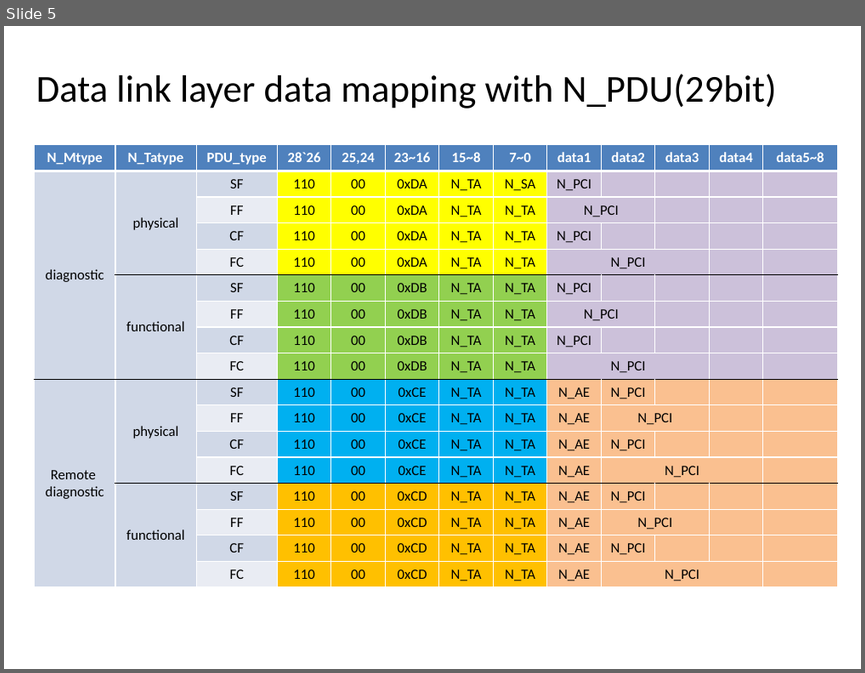
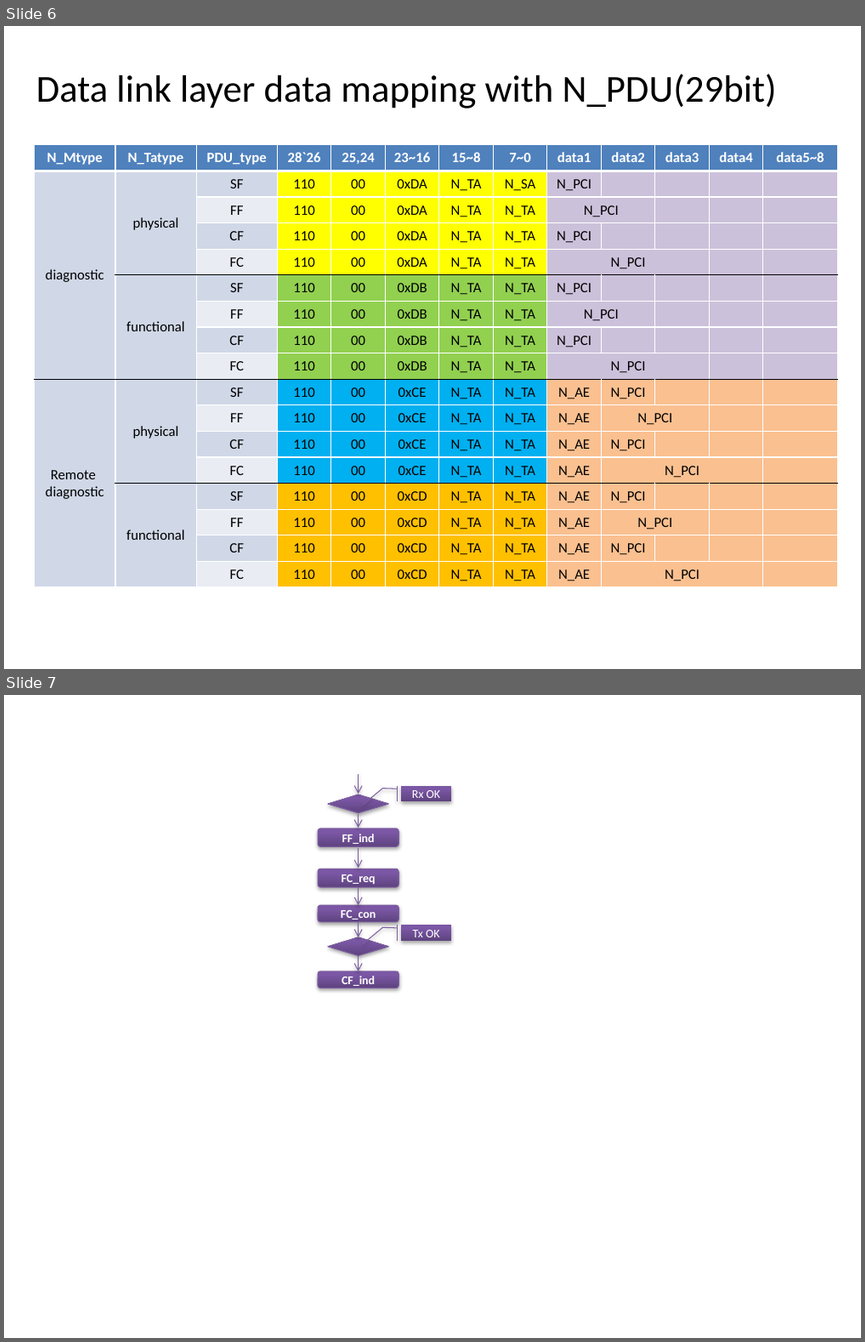
Before and after one commit to lznzhou33zzz/OBDII, a slide deck: OBD2/Document/OBD.pptx. Shown one above the other, each under a label of ours: slide 5 before the commit, slides 6 and 7 after it. The pictures are 865x673 and 865x1342 pixels, drawn with LibreOffice and Linux fonts; fonts in the diff are those of the drawing. Boxes give left, top, right and bottom in pixels: in the first picture for what was removed or moved away, otherwise in the second. Text is boxed around its words. In the diff, an @@ line names an element or a change of style, - is before the commit and + after.

```diff
--- a/OBD2/Document/OBD.pptx
+++ b/OBD2/Document/OBD.pptx
@@ slide 7 added at (x1=4, y1=695, x2=861, y2=1338), background #FFFFFF @@
@@ diamond added at (x1=328, y1=794, x2=389, y2=812), fill gradient #5F4480 to #7B58A6 to #7C57A8, outline #7D60A0 0.75 pt @@
@@ arrow added from (358, 775) to (358, 794), #7D60A0 0.75 pt @@
@@ accent callout added at (x1=401, y1=786, x2=451, y2=801), fill gradient #5F4480 to #7B58A6 to #7C57A8, outline #7D60A0 0.75 pt, 10 pt, text #FFFFFF @@
+Rx OK
@@ arrow added from (358, 813) to (358, 828), #7D60A0 0.75 pt @@
@@ rounded rectangle added at (x1=318, y1=828, x2=398, y2=846), fill gradient #5F4480 to #7B58A6 to #7C57A8, outline #7D60A0 0.75 pt, 10 pt, text #FFFFFF, bold @@
+FF_ind
@@ arrow added from (358, 847) to (358, 868), #7D60A0 0.75 pt @@
@@ rounded rectangle added at (x1=318, y1=869, x2=398, y2=887), fill gradient #5F4480 to #7B58A6 to #7C57A8, outline #7D60A0 0.75 pt, 10 pt, text #FFFFFF, bold @@
+FC_req
@@ arrow added from (358, 887) to (358, 905), #7D60A0 0.75 pt @@
@@ rounded rectangle added at (x1=318, y1=905, x2=398, y2=922), fill gradient #5F4480 to #7B58A6 to #7C57A8, outline #7D60A0 0.75 pt, 10 pt, text #FFFFFF, bold @@
+FC_con
@@ arrow added from (358, 922) to (358, 937), #7D60A0 0.75 pt @@
@@ diamond added at (x1=328, y1=937, x2=389, y2=955), fill gradient #5F4480 to #7B58A6 to #7C57A8, outline #7D60A0 0.75 pt @@
@@ accent callout added at (x1=401, y1=925, x2=451, y2=940), fill gradient #5F4480 to #7B58A6 to #7C57A8, outline #7D60A0 0.75 pt, 10 pt, text #FFFFFF @@
+Tx OK
@@ rounded rectangle added at (x1=318, y1=971, x2=398, y2=988), fill gradient #5F4480 to #7B58A6 to #7C57A8, outline #7D60A0 0.75 pt, 10 pt, text #FFFFFF, bold @@
+CF_ind
@@ arrow added from (358, 955) to (358, 971), #7D60A0 0.75 pt @@
@@ what was slide 5 is now slide 6 @@
```
Also in this commit, not shown: 2 slides changed, 4 other files.
